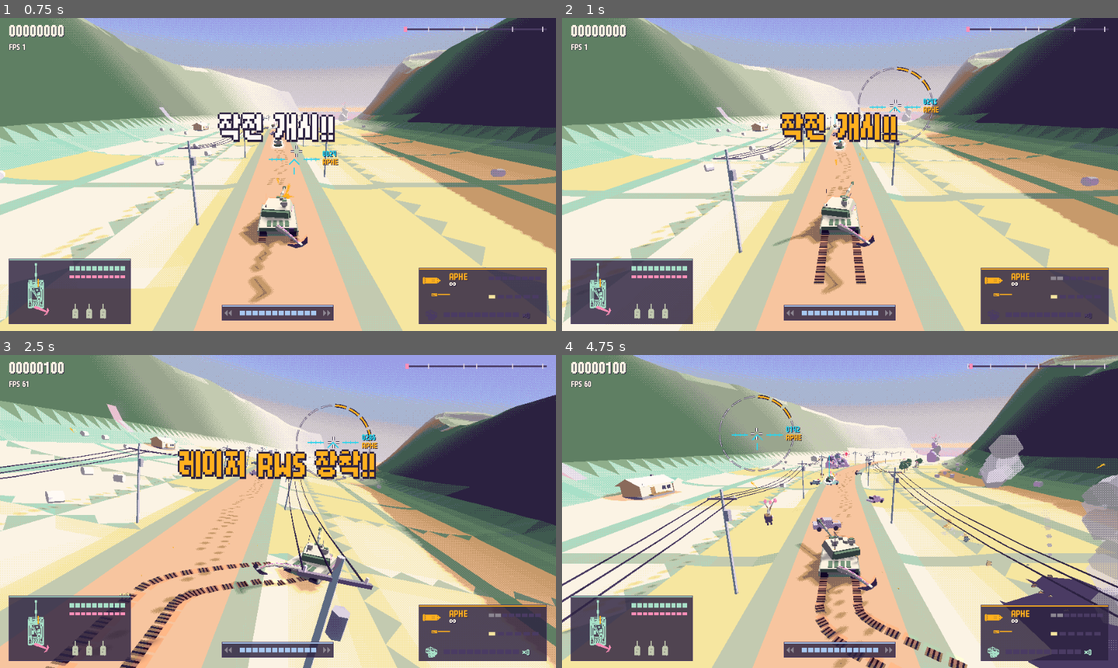
Above: before the commit, frames 1-4 (two rows, left to right).
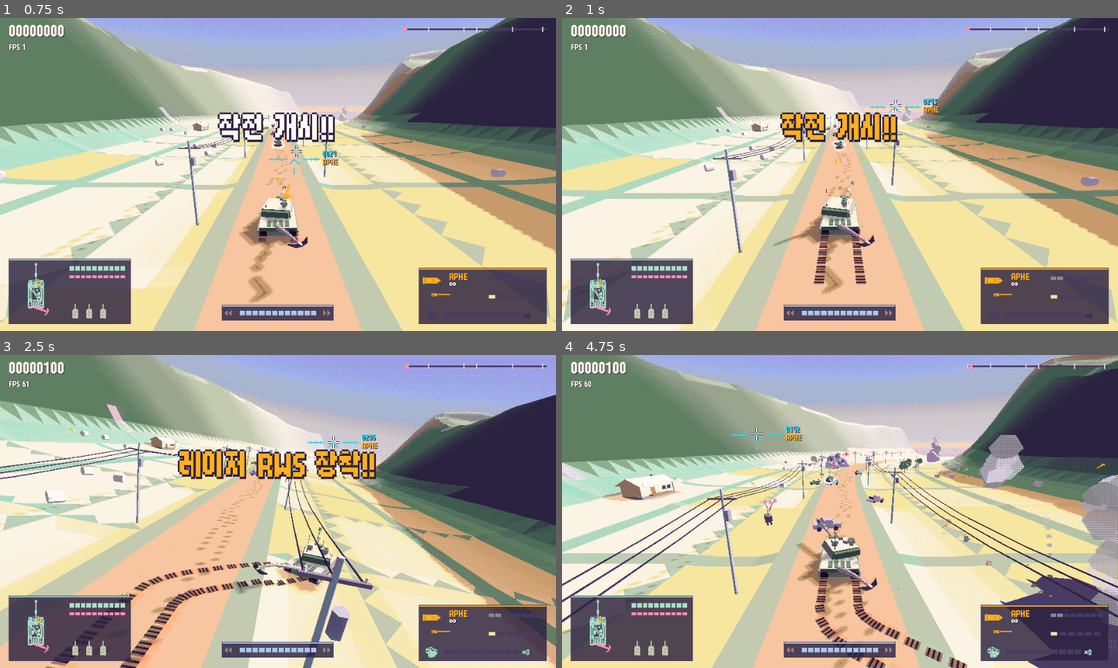
Above: after the commit, the same moments.

Repository: scarf005/orca-class
Game: Godot game, scene res://scenes/main.tscn
Same seed, same stepped clock (60 frames per second), same inputs: the game is played once before the commit and once after it.
Inputs (mouse positions are in pixels of both pictures, inside the frame that each line leads up to):
- Up to frame 1 (0.75 s): tap Enter (ui_accept) at 0.5 s; drag from (278, 174) to (333, 105) at 0.52 s
- Up to frame 2 (1 s): no input
- Up to frame 3 (2.5 s): drag from (166, 527) to (250, 574) at 1.27 s; move the mouse to (333, 442) at 2.02 s; press the mouse at (333, 442) at 2.03 s; hold D (move_right) from 2.03 s (still down)
- Up to frame 4 (4.75 s): release D (move_right) at 2.75 s; release the mouse at (895, 442) at 2.75 s; drag from (812, 574) to (673, 464) at 2.77 s; move the mouse to (1006, 558) at 3.52 s; hold A (move_left) 3.53-4.25 s; hold Q 3.53-4.25 s; tap Enter (ui_accept) at 3.77, 4.07 s; click (1006, 558) at 3.8 s; drag from (673, 464) to (756, 433) at 4.27 s

Frame 1 is identical in both runs. In frame 2, 0.2% of the frame differs, in the area x 53-67%, y 15-41%; in frame 3, 0.2%; in frame 4, 0.2%, in the area x 28-42%, y 12-38%.

Commit message:
feat: stack up to three spinning orange lock boxes on the target as the gun charges
Replaces the progress ring at the cursor (the canister keeps its footprint ring).

Assisted-by: claude-code:claude-opus-5-5
Co-authored-by: Claude Opus 5.5 <noreply@anthropic.com>

Diff:
--- a/scripts/ui/hud.gd
+++ b/scripts/ui/hud.gd
@@ -486,7 +486,9 @@
 	var far := p.sight_point()
 	_draw_cursor(cursor)
 	if p.is_charging():
-		_draw_charge_ring(cursor, p.charge_ring_radius() * SCALE, p.charge, charged_lock, 1.0 - p.auto_fire_progress())
+		if p.current_round == Armament.Round.CANISTER:
+			# The canister has no lock: the ring is where its balls land.
+			_draw_charge_ring(cursor, p.charge_ring_radius() * SCALE, p.charge, false, 1.0 - p.auto_fire_progress())
 	if cam.is_position_behind(far):
 		return
 	var c := cam.unproject_position(far) * SCALE
@@ -531,19 +533,15 @@
 		bracket_color = Palette.WHITE if _lock_time < 0.12 else Palette.FRIENDLY
 	elif candidate:
 		bracket_color = Color(Palette.FRIENDLY, 0.6)
-	var width := 1.0 if candidate else (3.0 if charged_lock else 2.0)
-	var arm := 9.0 if not charged_lock else 13.0
-	for corner: Vector2 in [Vector2(-1, -1), Vector2(1, -1), Vector2(1, 1), Vector2(-1, 1)]:
-		var at := center + corner * s
-		if charged_lock:
-			draw_line(at, at - Vector2(corner.x * arm, 0), Palette.INK, width + 3.0)
-			draw_line(at, at - Vector2(0, corner.y * arm), Palette.INK, width + 3.0)
-		draw_line(at, at - Vector2(corner.x * arm, 0), bracket_color, width)
-		draw_line(at, at - Vector2(0, corner.y * arm), bracket_color, width)
+	var width := 1.0 if candidate else 2.0
 	if charged_lock:
-		if _lock_time < 0.12:
-			draw_arc(center, s * 1.6 + _lock_time * 160.0, 0.0, TAU, 32, Color(Palette.WHITE, 1.0 - _lock_time / 0.12), 2.0)
-		_text(center + Vector2(0, -s - 12), tr("CHARGE_LOCK"), Palette.FRIENDLY, 12, HORIZONTAL_ALIGNMENT_CENTER, 0)
+		_draw_lock_boxes(center, s, p.charge)
+	else:
+		_lock_boxes = 0
+		for corner: Vector2 in [Vector2(-1, -1), Vector2(1, -1), Vector2(1, 1), Vector2(-1, 1)]:
+			var at := center + corner * s
+			draw_line(at, at - Vector2(corner.x * 9.0, 0), bracket_color, width)
+			draw_line(at, at - Vector2(0, corner.y * 9.0), bracket_color, width)
 	if candidate:
 		return
 	if k >= 1.0:
@@ -571,6 +569,40 @@
 ## The charge, around the cursor at the radius it locks within: segments fill clockwise from the
 ## top; full, the ring closes solid with a notch at the top and pulses, and a thin outer arc drains
 ## to the moment the gun fires by itself (`auto_left`, 1 to 0).
+## Ex-Zodiac style: the charge stacks up to LOCK_BOXES orange square sights on the lock, each one
+## spinning in from wide as it is added (one at the lock, the last at full charge).
+const LOCK_BOXES := 3
+const LOCK_BOX_IN := 0.16 ## Seconds a new box takes to spin in and settle.
+var _lock_boxes := 0
+var _lock_box_times: Array[float] = [0.0, 0.0, 0.0]
+
+
+func _draw_lock_boxes(center: Vector2, size: float, charge: float) -> void:
+	var count := 1 + floori(charge * (LOCK_BOXES - 1) + 0.0001)
+	while _lock_boxes < count:
+		_lock_box_times[_lock_boxes] = _time
+		_lock_boxes += 1
+	_lock_boxes = mini(_lock_boxes, count)
+	var full := charge >= 1.0
+	for i in _lock_boxes:
+		var k := clampf((_time - _lock_box_times[i]) / LOCK_BOX_IN, 0.0, 1.0)
+		var settle := ease(k, 0.35)
+		var half := lerpf(size * 3.0, size * (1.0 + i * 0.32), settle)
+		# Spins in a half turn as it lands, then keeps turning slowly, alternate boxes the other way.
+		var angle := (1.0 - settle) * PI * 0.5 + _time * (0.8 + i * 0.5) * (1.0 if i % 2 == 0 else -1.0)
+		var color := Palette.WHITE if k < 1.0 or (full and fmod(_time, 0.2) < 0.08) else Palette.AMBER
+		var corners: Array[Vector2] = []
+		for c in 4:
+			corners.append(center + Vector2(half, 0).rotated(angle + PI * 0.25 + c * PI * 0.5) * sqrt(2.0))
+		for c in 4:
+			var a := corners[c]
+			var b := corners[(c + 1) % 4]
+			var arm := (b - a) * 0.28
+			for seg: Array in [[a, a + arm], [b, b - arm]]:
+				draw_line(seg[0], seg[1], Palette.INK, 5.0)
+				draw_line(seg[0], seg[1], color, 2.0)
+
+
 func _draw_charge_ring(at: Vector2, radius: float, charge: float, locked: bool, auto_left: float) -> void:
 	const SEGMENTS := 16
 	if charge >= 1.0:
